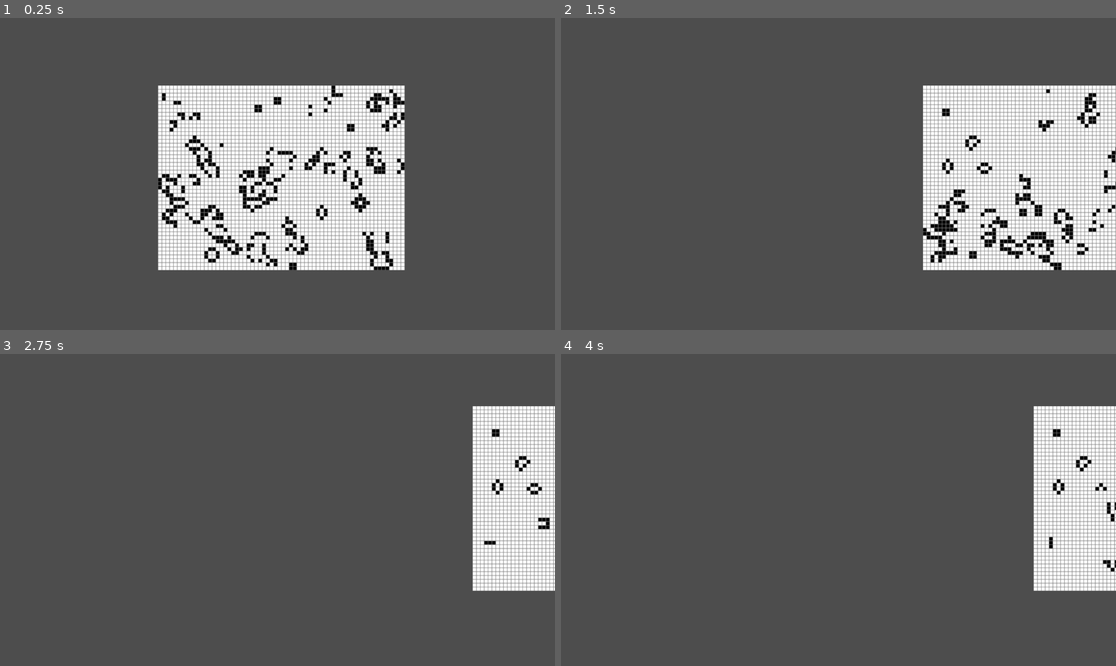
Above: before the commit, frames 1-4 (two rows, left to right).
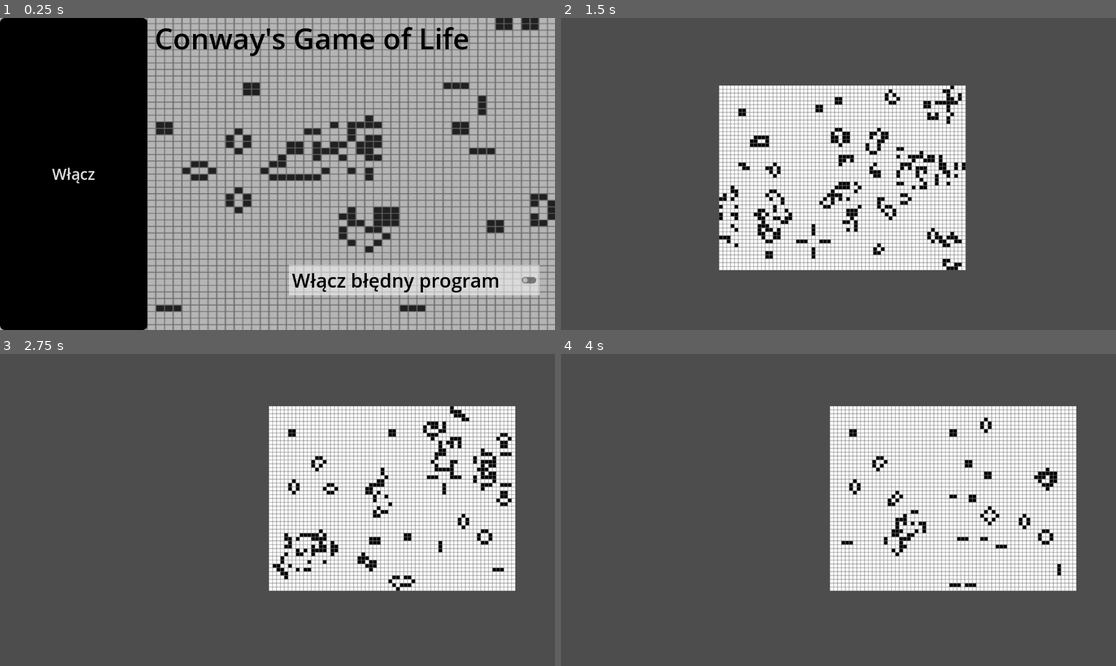
Above: after the commit, the same moments.

Repository: Virik12/Game-of-life
Game: Godot game, scene res://scenes/mainmenu.tscn
Same seed, same stepped clock (60 frames per second), same inputs: the game is played once before the commit and once after it. Before the commit the project starts from res://scenes/game.tscn.
Inputs (mouse positions are in pixels of both pictures, inside the frame that each line leads up to):
- Up to frame 1 (0.25 s): no input
- Up to frame 2 (1.5 s): click (633, 174) at 0.5 s, where only the run after the commit has a clickable "Włącz"; move the mouse to (960, 158) at 1.27 s; tap Space (dalej) at 1.35 s
- Up to frame 3 (2.75 s): move the mouse to (166, 525) at 2.02 s; click (166, 525) at 2.1 s
- Up to frame 4 (4 s): move the mouse to (894, 441) at 2.77 s; tap Mouse wheel up (zoom in) at 2.85 s; move the mouse to (810, 572) at 3.52 s; tap Mouse wheel down (zoom out) at 3.6 s

The runs differ from the first frame. In frame 1, 95% of the frame differs, in the area x 0-100%, y 0-100%; in frame 2, 39%; in frame 3, 27%; in frame 4, 27%.

Commit message:
nic kurwa nie wyszło

Diff:
--- a/project.godot
+++ b/project.godot
@@ -11,7 +11,7 @@
 [application]
 
 config/name="Game of life"
-run/main_scene="res://scenes/game.tscn"
+run/main_scene="res://scenes/mainmenu.tscn"
 config/features=PackedStringArray("4.3", "Mobile")
 config/icon="res://icon.svg"
 
--- a/script/mainmenu.gd
+++ b/script/mainmenu.gd
@@ -1,8 +1,16 @@
 extends Control
 
+const GAMESIZEX = 64
+const GAMESIZEY = 48
+const CHANCE = 20
+const GAMESPEED = 1
+var BłĘDNY_PROGRAM = false
+
+func _ready() -> void:
+	pass
 
 func _on_włącz_pressed() -> void:
 	get_tree().change_scene_to_file("res://scenes/game.tscn")
 
-
 func _on_błędny_program_toggled(toggled_on: bool) -> void:
+	pass # Replace with function body.
--- a/script/tile_map_layer.gd
+++ b/script/tile_map_layer.gd
@@ -4,6 +4,7 @@
 const GAMESIZEY = 48
 const CHANCE = 20
 const GAMESPEED = 1
+var BłĘDNY_PROGRAM
 
 func get_surroundings(Vector):
 	var cells = [];
@@ -71,6 +72,7 @@
 	generate_world(GAMESIZEX,GAMESIZEY,CHANCE)
 	Engine.time_scale = GAMESPEED
 
+
 func _process(delta: float) -> void:
 	#bad_simulation()
 	simulation()
